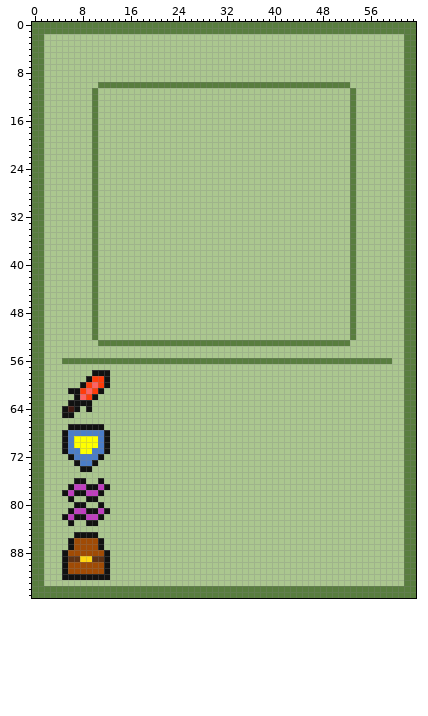
One commit to this pixel-art file: Sprites/enemy_card.aseprite. That is the earlier state.
64x96 pixels, 1 frame.
Now the later version:
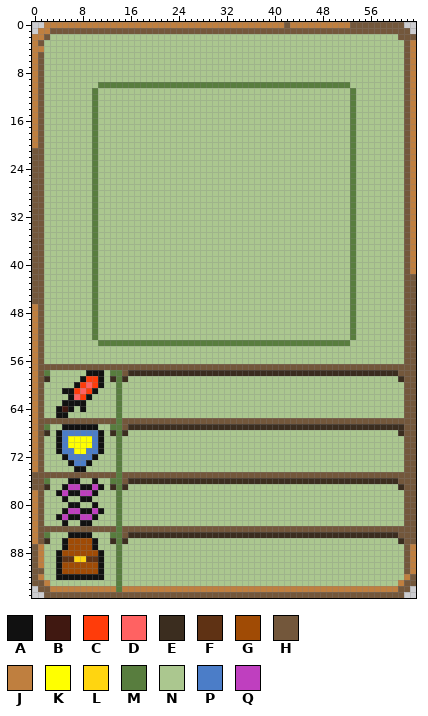
Palette (. is transparent): A #111111  B #401811  C #ff3c0a  D #ff6262  E #3b2d1f  F #5f3214  G #a04b05  H #73573b  J #bf7f3f  K #ffff00  L #ffd510  M #587d3e  N #abc78f  P #4b7dc8  Q #bf3fbf
Changes in this commit:
Changed rows in their new state; - is an unchanged pixel.
Layers "StatGraphics", "PortraitFlare", "CardBase":
first column x 0:
 0 ..JJJJJJJJJJJJJJJJJJJJJJJJJJJJJJJJJJJJJJJJHJJJJJJJJJJHHHHHHHHH..
 1 .JJHHHHHHHHHHHHHHHHHHHHHHHHHHHHHHHHHHHHHHHHHHHHHHHHHHHHHHHHHHHH.
 2 JJH----------------------------------------------------------HHH
 3 JH------------------------------------------------------------HJ
 4 JJ------------------------------------------------------------HJ
 5 JH------------------------------------------------------------HJ
 6 JH------------------------------------------------------------HJ
 7 JH------------------------------------------------------------HJ
 8 JH------------------------------------------------------------HJ
 9 JH------------------------------------------------------------HJ
10 JH------------------------------------------------------------HJ
11 JH------------------------------------------------------------HJ
12 JH------------------------------------------------------------HJ
13 JH------------------------------------------------------------HJ
14 JH------------------------------------------------------------HJ
15 JH------------------------------------------------------------HJ
16 JH------------------------------------------------------------HJ
17 JH------------------------------------------------------------HJ
18 JH------------------------------------------------------------HJ
19 JH------------------------------------------------------------HJ
20 JH------------------------------------------------------------HJ
21 HH------------------------------------------------------------HJ
22 HH------------------------------------------------------------HJ
23 HH------------------------------------------------------------HJ
24 HH------------------------------------------------------------HJ
25 HH------------------------------------------------------------HJ
26 HH------------------------------------------------------------HJ
27 HH------------------------------------------------------------HJ
28 HH------------------------------------------------------------HJ
29 HH------------------------------------------------------------HJ
30 HH------------------------------------------------------------HJ
31 HH------------------------------------------------------------HJ
32 HH------------------------------------------------------------HJ
33 HH------------------------------------------------------------HJ
34 HH------------------------------------------------------------HJ
35 HH------------------------------------------------------------HJ
36 HH------------------------------------------------------------HJ
37 HH------------------------------------------------------------HJ
38 HH------------------------------------------------------------HJ
39 HH------------------------------------------------------------HJ
40 HH------------------------------------------------------------HJ
41 HH------------------------------------------------------------HJ
42 HH------------------------------------------------------------HH
43 HH------------------------------------------------------------HH
44 HH------------------------------------------------------------HH
45 HH------------------------------------------------------------HH
46 HH------------------------------------------------------------HH
47 JH------------------------------------------------------------HH
48 JH------------------------------------------------------------HH
49 JH------------------------------------------------------------HH
50 JH------------------------------------------------------------HH
51 JH------------------------------------------------------------HH
52 JH------------------------------------------------------------HH
53 JH------------------------------------------------------------HH
54 JH------------------------------------------------------------HH
55 JH------------------------------------------------------------HH
56 JH---NNNNNNNNNNNNNNNNNNNNNNNNNNNNNNNNNNNNNNNNNNNNNNNNNNNNNNN--HH
57 JHHHHHHHHHHHHHHHHHHHHHHHHHHHHHHHHHHHHHHHHHHHHHHHHHHHHHHHHHHHHHHH
58 JHM------A--NMMHEEEEEEEEEEEEEEEEEEEEEEEEEEEEEEEEEEEEEEEEEEEEEHHH
59 JHE-----AC-ANEME---------------------------------------------EHH
60 JH-----ACDCAN-M-----------------------------------------------HH
61 JH---A-CDCAN--M-----------------------------------------------HH
62 JH----ADCAN---M-----------------------------------------------HH
63 JH---A---N----M-----------------------------------------------HH
64 JH--ABANAN----M-----------------------------------------------HH
65 JH--A-N-------M-----------------------------------------------HH
66 JHHHHHHHHHHHHHMHHHHHHHHHHHHHHHHHHHHHHHHHHHHHHHHHHHHHHHHHHHHHHHHH
67 JHM--A-----N-MMHEEEEEEEEEEEEEEEEEEEEEEEEEEEEEEEEEEEEEEEEEEEEEEHH
68 JHE-AP-----ANEME---------------------------------------------EHH
69 JH--APK---PAN-M-----------------------------------------------HH
70 JH--APK---PAN-M-----------------------------------------------HH
71 JH--AP-K-P-AN-M-----------------------------------------------HH
72 JH---AP---AN--M-----------------------------------------------HH
73 JH----AP-AN---M-----------------------------------------------HH
74 JH-----A-N----M-----------------------------------------------HH
75 HHHHHHHHHHHHHHMHHHHHHHHHHHHHHHHHHHHHHHHHHHHHHHHHHHHHHHHHHHHHHHHH
76 HHM---A-N-AN-MMHEEEEEEEEEEEEEEEEEEEEEEEEEEEEEEEEEEEEEEEEEEEEEHHH
77 HHE--AQ-A-QANEME---------------------------------------------EHH
78 JH--AQA-Q-AN--M-----------------------------------------------HH
79 JH---AN-A-N---M-----------------------------------------------HH
80 JH----A-N-AN--M-----------------------------------------------HH
81 JH---AQ-A-QAN-M-----------------------------------------------HH
82 JH--AQA-Q-AN--M-----------------------------------------------HH
83 JH---AN-A-N---M-----------------------------------------------HH
84 JHHHHHHHHHHHHHMHHHHHHHHHHHHHHHHHHHHHHHHHHHHHHHHHHHHHHHHHHHHHHHHH
85 JHM---A---N--MMHEEEEEEEEEEEEEEEEEEEEEEEEEEEEEEEEEEEEEEEEEEEEEHHH
86 JHE--AG---AN-EME---------------------------------------------EHH
87 HJ---AG---AN--M-----------------------------------------------HJ
88 HJ--AG-----AN-M-----------------------------------------------HJ
89 HJ--AF-L-F-AN-M-----------------------------------------------HJ
90 HJ--AG-----AN-M-----------------------------------------------HJ
91 HH--AG-----AN-M-----------------------------------------------HJ
92 HJ--A-------N-M-----------------------------------------------JH
93 HHJ-----------M----------------------------------------------JHH
94 .HHJJJJJJJJJJJ-JJJJJJJJJJJJJJJJJJJJJJJJJJJJJJJJJJJJJJJJJJJJJJHH.
95 ..HHHHHHHHHHHHHHHHHHHHHHHHHHHHHHHHHHHHHHHHHHHHHHHHHHHHHHHHHHHH..
